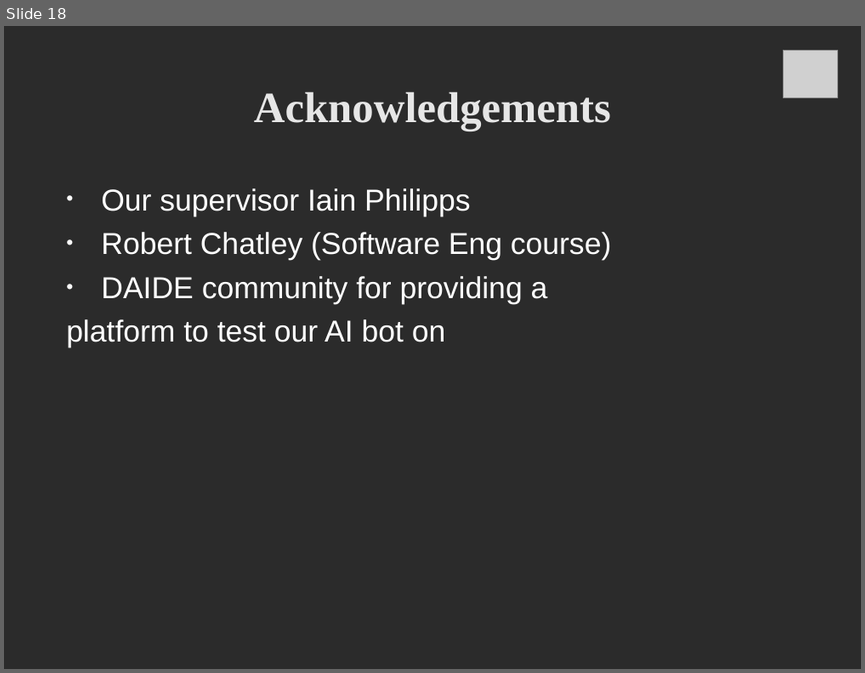
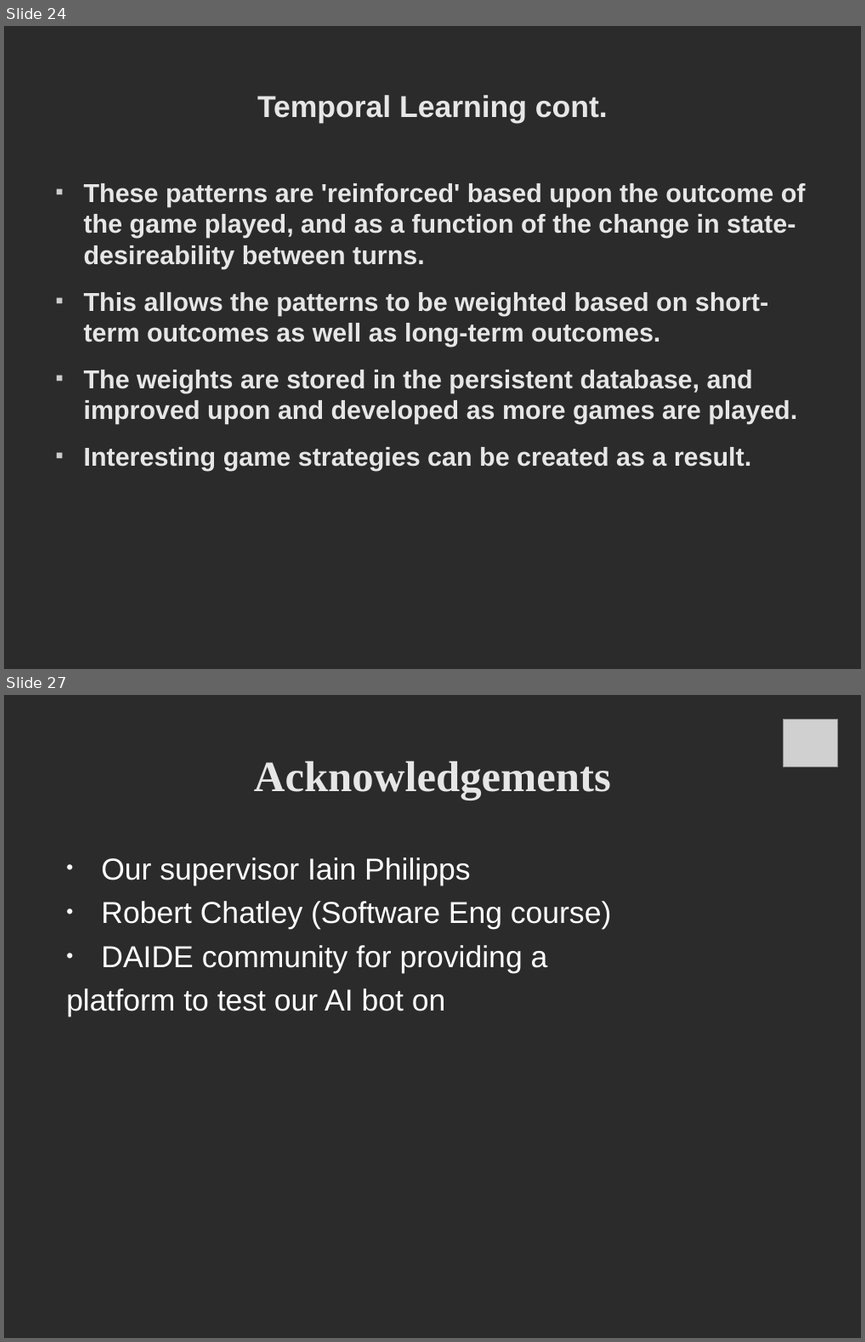
Before and after one commit to deltaluca/flappy, a slide deck: Presentation/ProjectDemonstration.odp. Shown one above the other, each under a label of ours: slide 18 before the commit, slides 24 and 27 after it; the slides between them are not shown. The pictures are 865x673 and 865x1342 pixels, drawn with LibreOffice and Linux fonts; fonts in the diff are those of the drawing; grey boxes stand for pictures; background and template pictures are left out; a plain dark background stands for a picture behind light text. Boxes give left, top, right and bottom in pixels: in the first picture for what was removed or moved away, otherwise in the second. Text is boxed around its words. In the diff, an @@ line names an element or a change of style, - is before the commit and + after.

```diff
--- a/Presentation/ProjectDemonstration.odp
+++ b/Presentation/ProjectDemonstration.odp
@@ slide 24 added at bbox=[4, 26, 861, 669], background picture (left out) @@
@@ title added at bbox=[257, 95, 608, 123], 28 pt, text #E6E6E6, bold @@
+Temporal Learning cont.
@@ text added at bbox=[84, 183, 806, 471], 24 pt, text #E6E6E6, bold @@
+■ These patterns are 'reinforced' based upon the outcome of the game played, and as a function of the change in state-desireability between turns.
+■ This allows the patterns to be weighted based on short-term outcomes as well as long-term outcomes.
+■ The weights are stored in the persistent database, and improved upon and developed as more games are played.
+■ Interesting game strategies can be created as a result.
@@ what was slide 18 is now slide 27 @@
```
Also in this commit, not shown: 10 slides changed, 13 other slides added, 5 slides removed.
